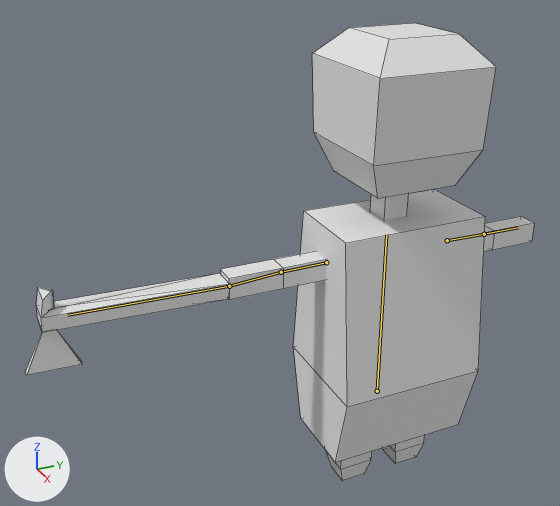
Before and after pictures for a commit that changed the Blender file assets/objects/indian_axe.blend.
Rendered twice from a 50 mm camera at (8.39, -5.32, 8.07) aimed at (0.01, -1.55, 3.88). Arrows for +X, +Y and +Z are at lower left; the lights stay in place. The bones that change are drawn over the model as lines. Mesh edges are drawn as thin lines.
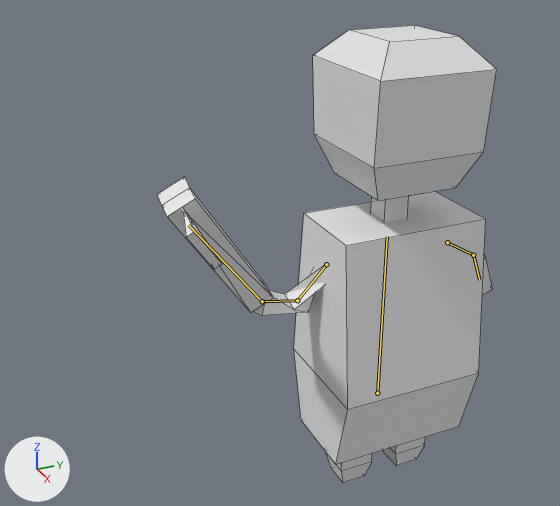
The newer file adds an action. The first version stands in its rest pose; the second is drawn at frame 11 of the action 'ArmatureAction'.

Pixel boxes (x1, y1, x2, y2) of what changed, in the pictures (560 x 506 px):
'Cube', posed: before (293, 189, 485, 462); after (294, 191, 486, 464)
'Plane', posed: before (312, 23, 496, 198); after (313, 25, 497, 201)
'Cube.006', posed (42% narrower, 32% taller): before (26, 273, 230, 375); after (157, 177, 274, 312)
'Cube.004', posed: before (220, 251, 326, 300); after (254, 266, 324, 315)
'Cube.005', posed: before (484, 217, 534, 252); after (482, 255, 492, 295)
'Cube.001', posed: before (325, 450, 372, 481); after (325, 451, 372, 483)
bone 'Spine', root to tip: before (377, 391) to (386, 234); after (377, 393) to (387, 236)
bone 'LeftArm', root to tip: before (447, 240) to (484, 234); after (447, 242) to (473, 255)
bone 'LeftHand', root to tip: before (484, 234) to (518, 227); after (473, 255) to (479, 280)
bone 'RightArm', root to tip: before (326, 262) to (281, 272); after (326, 264) to (297, 300)
bone 'RightHand', root to tip: before (281, 272) to (229, 286); after (297, 300) to (262, 301)
bone 'RightHandObject', root to tip: before (229, 286) to (67, 315); after (262, 301) to (188, 225)

What changed in the scene script:
```text
Change bone_spine:
    where bone_spine = bpy.data.objects['Armature'].pose.bones['Spine']
    bone_spine.location: (0.0, 0.0, 0.0) -> (0.01, -0.03, 0.0)
Change bone_leftarm:
    where bone_leftarm = bpy.data.objects['Armature'].pose.bones['LeftArm']  # child of 'Bone.005'
    bone_leftarm.rotation_quaternion: (1.0, 0.0, 0.0, 0.0) -> (0.958, -0.26, 0.116, 0.035)  # degrees (0, 0, 0) -> degrees (-30, 14, 0)
Change bone_lefthand:
    where bone_lefthand = bpy.data.objects['Armature'].pose.bones['LeftHand']  # child of 'LeftArm'
    bone_lefthand.rotation_quaternion: (1.0, 0.0, 0.0, 0.0) -> (0.96, -0.281, 0.0, 0.0)  # degrees (0, 0, 0) -> degrees (-33, 0, 0)
Change bone_rightarm:
    where bone_rightarm = bpy.data.objects['Armature'].pose.bones['RightArm']  # child of 'Bone.008'
    bone_rightarm.rotation_quaternion: (1.0, 0.0, 0.0, 0.0) -> (0.729, 0.307, 0.481, 0.378)  # degrees (0, 0, 0) -> degrees (67, 28, 73)
Change bone_righthand:
    where bone_righthand = bpy.data.objects['Armature'].pose.bones['RightHand']  # child of 'RightArm'
    bone_righthand.rotation_quaternion: (1.0, 0.0, 0.0, 0.0) -> (0.736, 0.168, 0.099, -0.649)  # degrees (0, 0, 0) -> degrees (7, 21, -81)
Change bone_righthandobject:
    where bone_righthandobject = bpy.data.objects['Armature'].pose.bones['RightHandObject']  # child of 'RightHand'
    bone_righthandobject.rotation_quaternion: (1.0, 0.0, 0.0, 0.0) -> (0.925, -0.015, -0.244, 0.29)  # degrees (0, 0, 0) -> degrees (-11, -26, 37)
```
